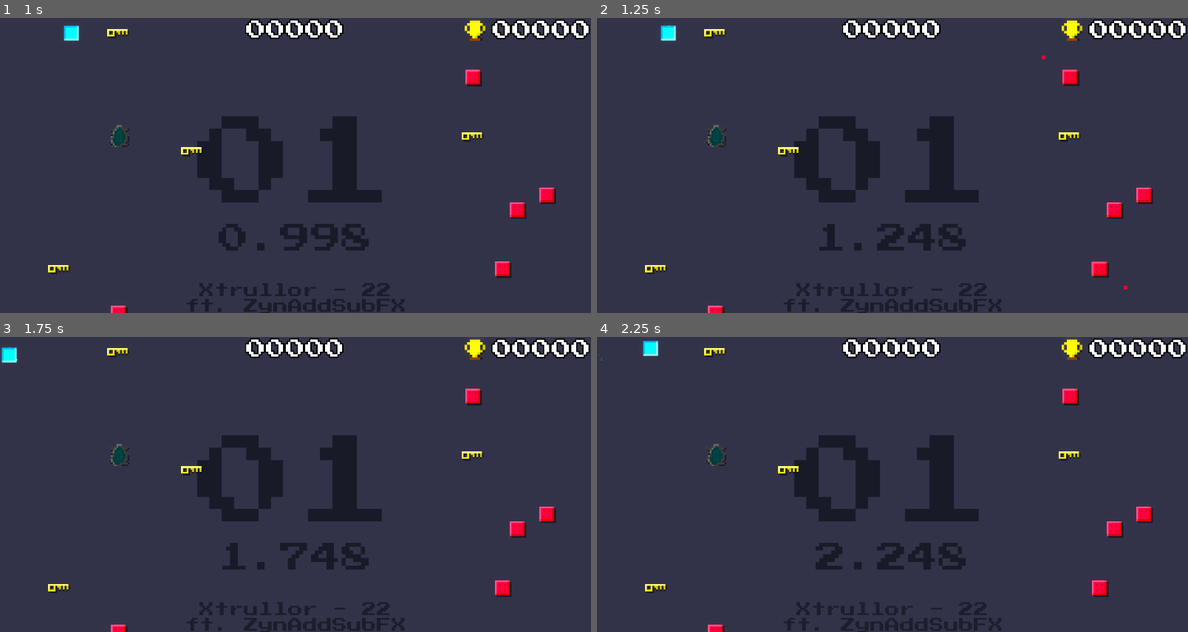
Above: before the commit, frames 1-4 (two rows, left to right).
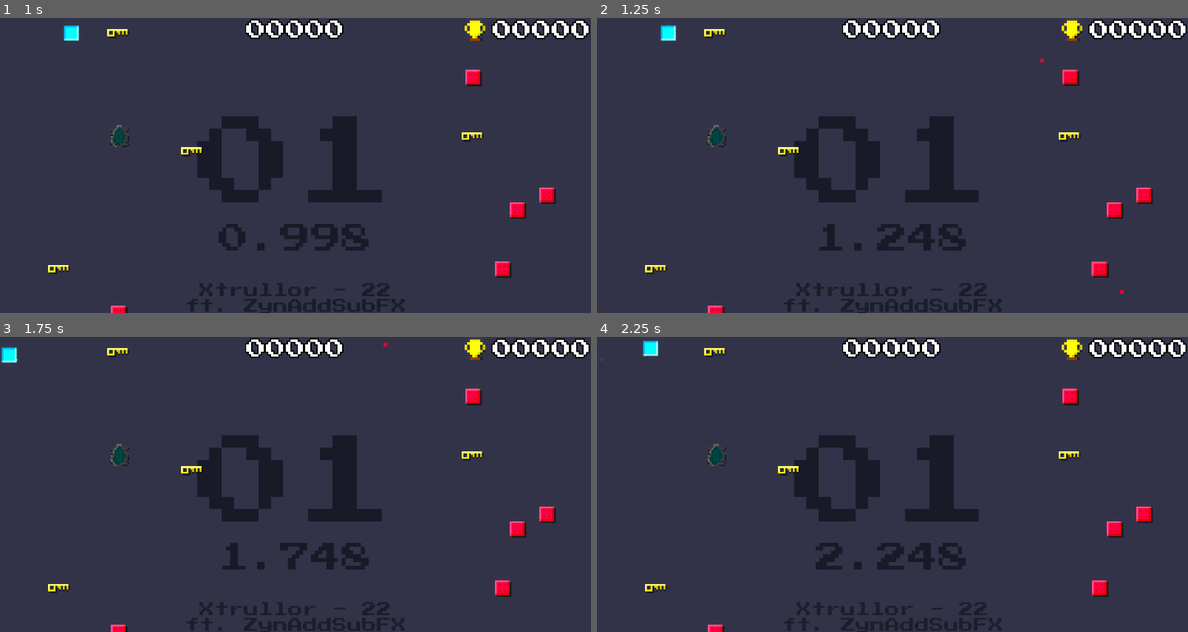
Above: after the commit, the same moments.

Repository: veprogames/gododger
Game: Godot game, scene res://level/level.tscn
Same seed, same stepped clock (60 frames per second), same inputs: the game is played once before the commit and once after it.
Inputs (mouse positions are in pixels of both pictures, inside the frame that each line leads up to):
- Up to frame 1 (1 s): move the mouse to (325, 165) at 0.52 s
- Up to frame 2 (1.25 s): no input
- Up to frame 3 (1.75 s): move the mouse to (265, 484) at 1.27 s
- Up to frame 4 (2.25 s): move the mouse to (904, 478) at 2.02 s

Frame 1 is identical in both runs. In frame 2, less than 0.1% of the frame differs, in the area x 75-90%, y 12-94%; in frame 3, less than 0.1%; in frame 4, nothing differs.

Commit message:
balancing

Diff:
--- a/behavior/shoot/periodic_shoot_behavior.gd
+++ b/behavior/shoot/periodic_shoot_behavior.gd
@@ -11,10 +11,10 @@
 
 func _ready() -> void:
 	@warning_ignore("integer_division")
-	count = randi_range(1, mini(level / 20 + 1, 5))
+	count = randi_range(1, mini(level / 30 + 1, 5))
 	speed = 2.0 if randf() < level * 0.01 else 1.0
 	bullet_speed = 75.0 + 0.5 * level
-	rotate_speed = randf_range(-PI / 20, PI / 20) * level
+	rotate_speed = randf_range(-PI / 10, PI / 10) * (1 + 0.2 * level)
 
 	timer.wait_time = 2 / (get_bpm_rate() * speed)
 
--- a/enemyspawner/enemy_spawner.gd
+++ b/enemyspawner/enemy_spawner.gd
@@ -23,7 +23,7 @@
 	return minf(level.level * 0.01 + 0.1, 0.75)
 
 func get_shoot_chance() -> float:
-	return minf(level.level * 0.01 + 0.1, 0.75)
+	return minf(level.level * 0.005 + 0.1, 0.75)
 
 func get_behaviors(enemy: Enemy) -> Array[Behavior]:
 	var result: Array[Behavior] = []
